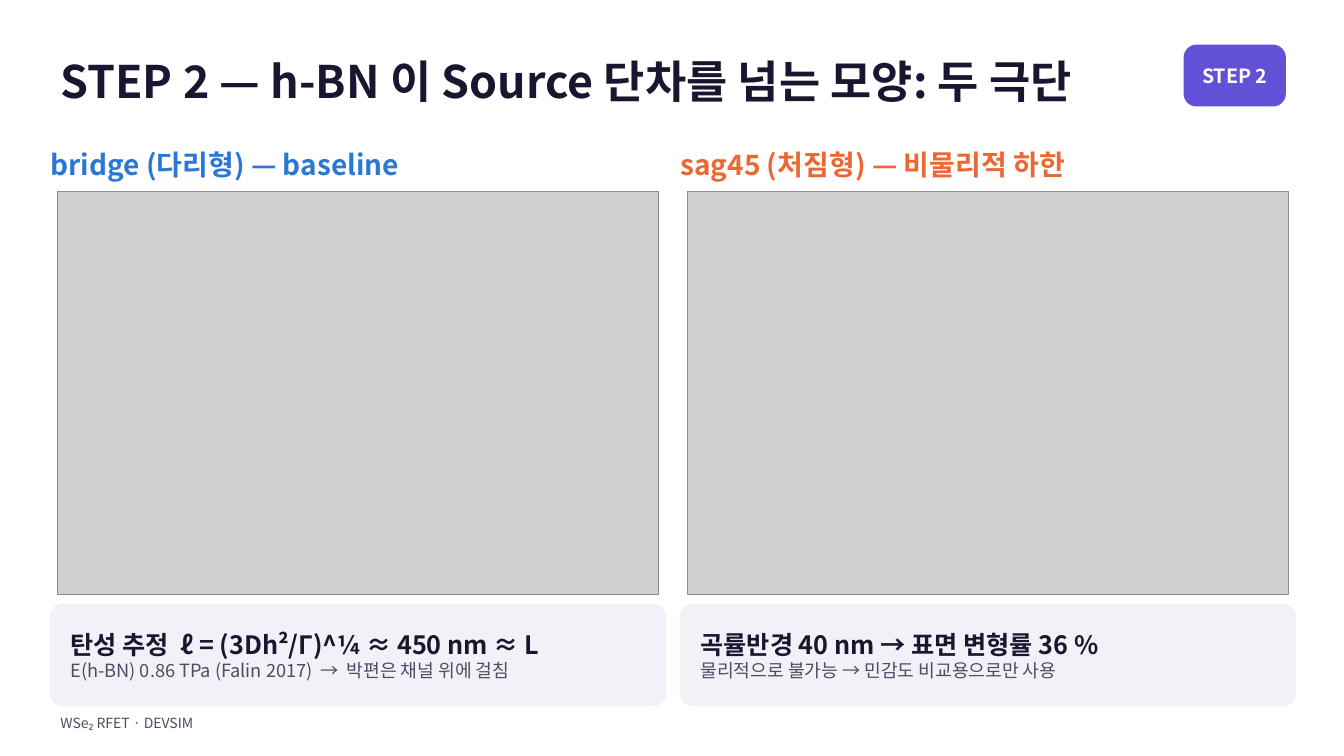
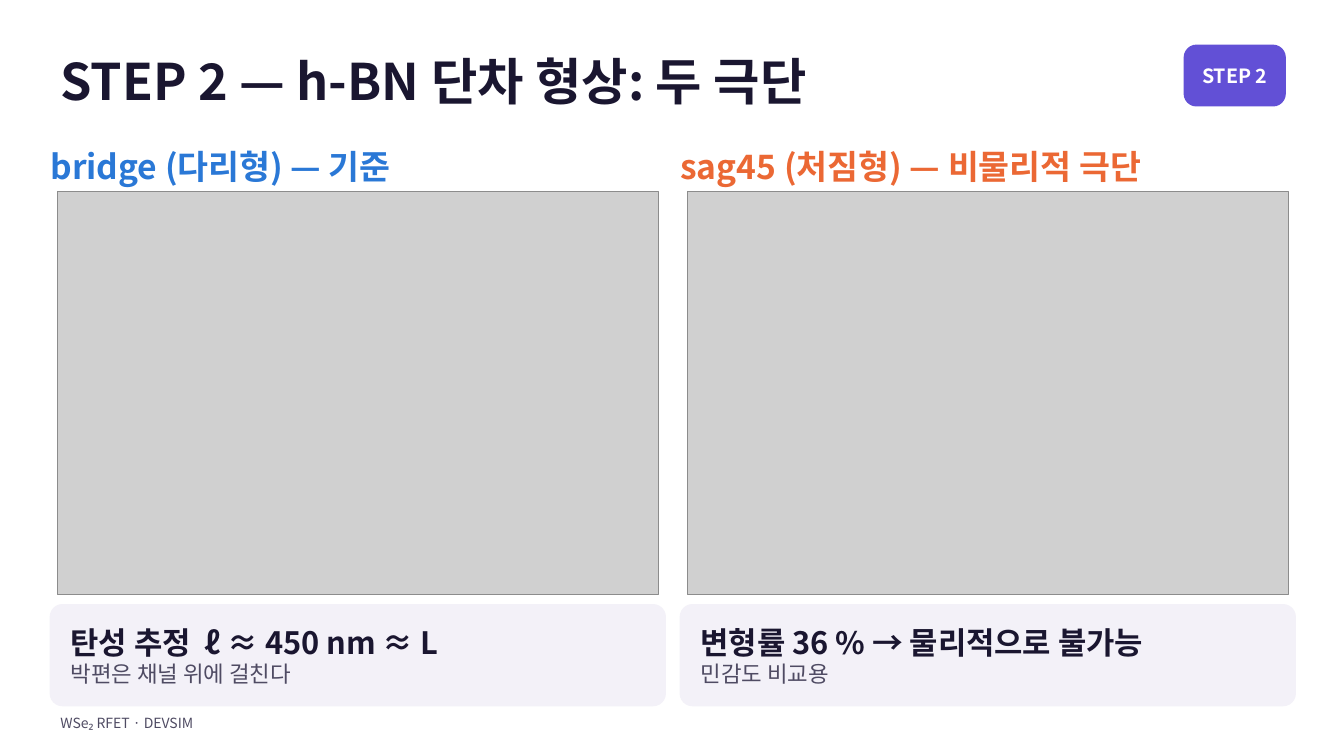
Before and after one commit to jiseonyang-9070/rfet, a slide deck: slide 6 of slides/WSe2_RFET_electrostatics.pptx. Drawn at 1344x756 pixels with LibreOffice and Linux fonts; fonts in the diff are those of the drawing; grey boxes stand for pictures. Boxes give left, top, right and bottom in pixels: in the first picture for what was removed or moved away, otherwise in the second. Text is boxed around its words. In the diff, an @@ line names an element or a change of style, - is before the commit and + after.

```diff
--- a/slides/WSe2_RFET_electrostatics.pptx
+++ b/slides/WSe2_RFET_electrostatics.pptx
@@ title at (60, 57, 807, 105): text changed; size 32 to 36 pt @@
-STEP 2 — h-BN 이 Source 단차를 넘는 모양: 두 극단
+STEP 2 — h-BN 단차 형상: 두 극단
@@ text at (50, 150, 391, 187): text changed; size 20 to 24 pt @@
-bridge (다리형) — baseline
+bridge (다리형) — 기준
@@ text at (680, 150, 1141, 187): text changed; size 20 to 24 pt @@
-sag45 (처짐형) — 비물리적 하한
+sag45 (처짐형) — 비물리적 극단
@@ text at (71, 628, 438, 684): text changed; size 13 to 22 pt; text colour #4F4B63 to #1A1630; bold on @@
-탄성 추정 ℓ = (3Dh²/Γ)^¼ ≈ 450 nm ≈ L
-E(h-BN) 0.86 TPa (Falin 2017) → 박편은 채널 위에 걸침
+탄성 추정 ℓ ≈ 450 nm ≈ L
+박편은 채널 위에 걸친다
@@ text at (701, 628, 1143, 684): text changed; size 13 to 22 pt; text colour #4F4B63 to #1A1630; bold on @@
-곡률반경 40 nm → 표면 변형률 36 %
-물리적으로 불가능 → 민감도 비교용으로만 사용
+변형률 36 % → 물리적으로 불가능
+민감도 비교용
```
Also in this commit, not shown: 17 other slides changed, 1 other file.
